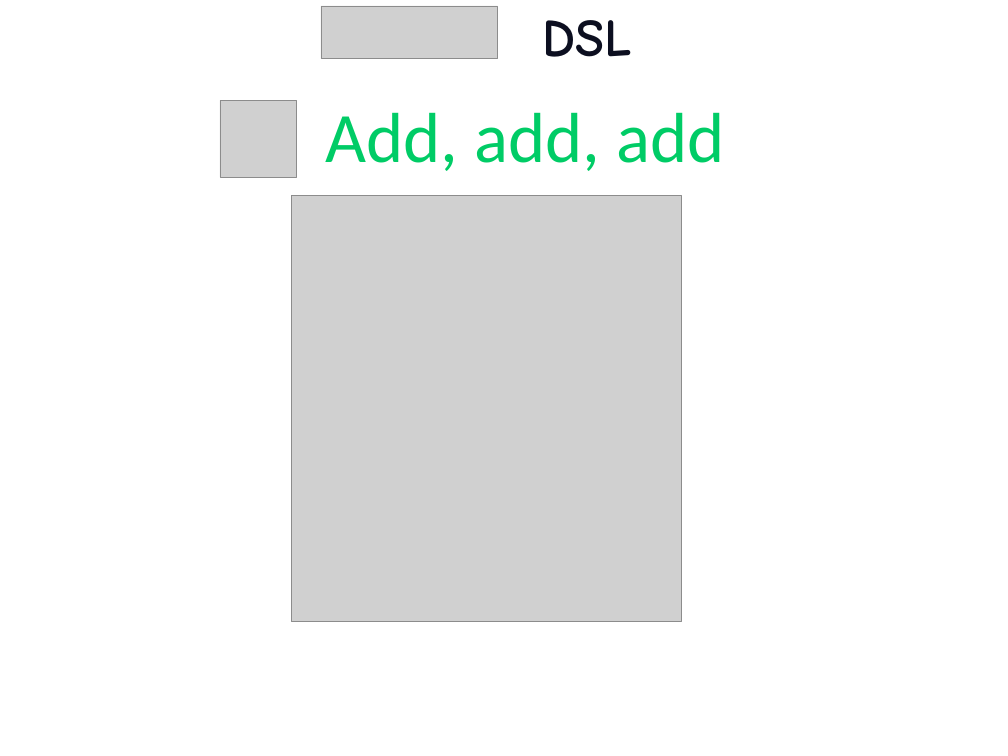
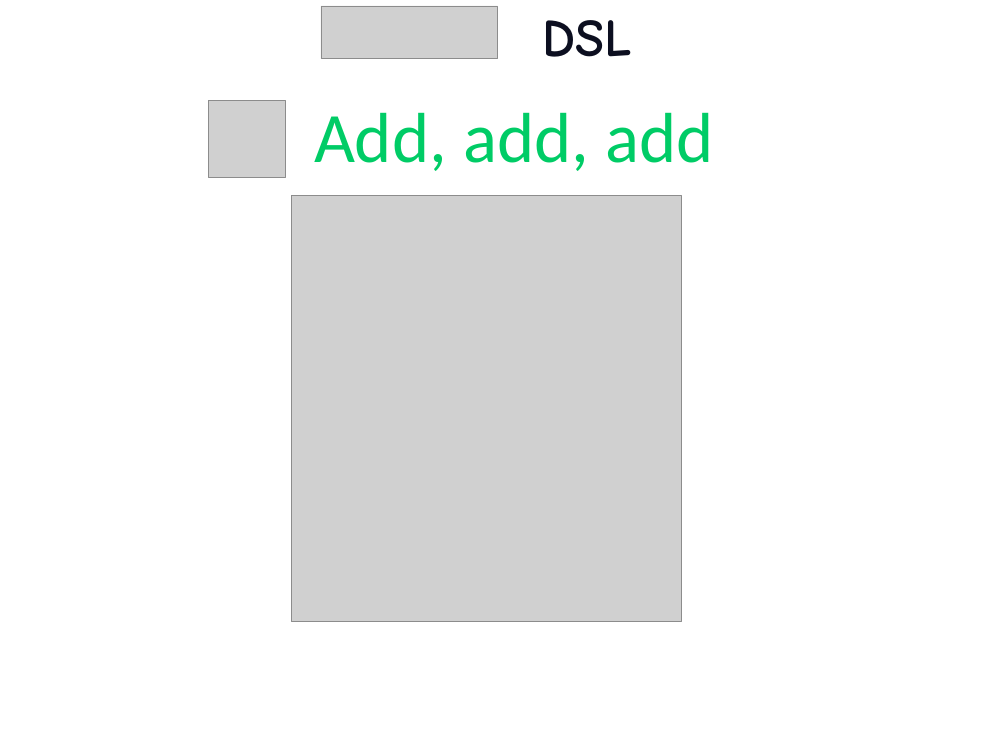
Before and after one commit to etorreborre/oscon-2010, a slide deck: slide 33 of src/main/resources/oscon_2010_specs.pptx. Drawn at 1008x756 pixels with LibreOffice and Linux fonts; fonts in the diff are those of the drawing; grey boxes stand for pictures; background and template pictures are left out. Boxes give left, top, right and bottom in pixels: in the first picture for what was removed or moved away, otherwise in the second. Text is boxed around its words. In the diff, an @@ line names an element or a change of style, - is before the commit and + after.

```diff
--- a/src/main/resources/oscon_2010_specs.pptx
+++ b/src/main/resources/oscon_2010_specs.pptx
@@ text "Add, add, add": place and size @@
-text "Add, add, add" at bbox=[325, 112, 724, 171]
+text "Add, add, add" at bbox=[314, 112, 713, 171]
@@ picture: place and size @@
-picture at bbox=[220, 101, 296, 177]
+picture at bbox=[208, 101, 285, 177]
```
Also in this commit, not shown: 13 other slides changed, 1 slide added.
